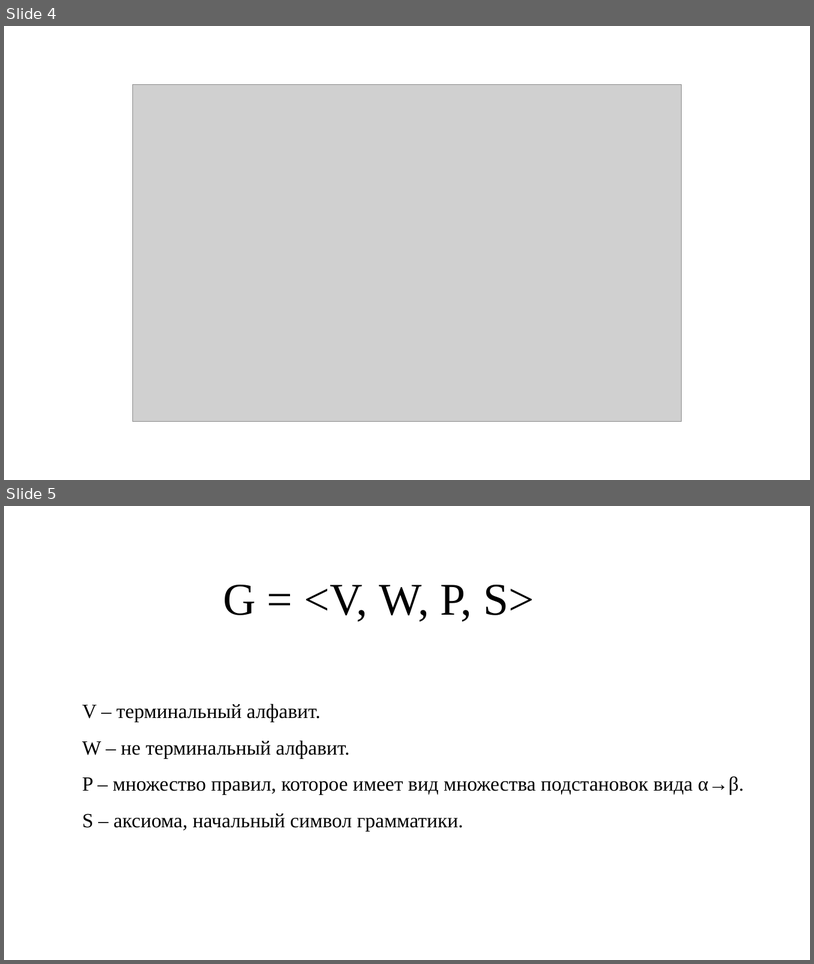
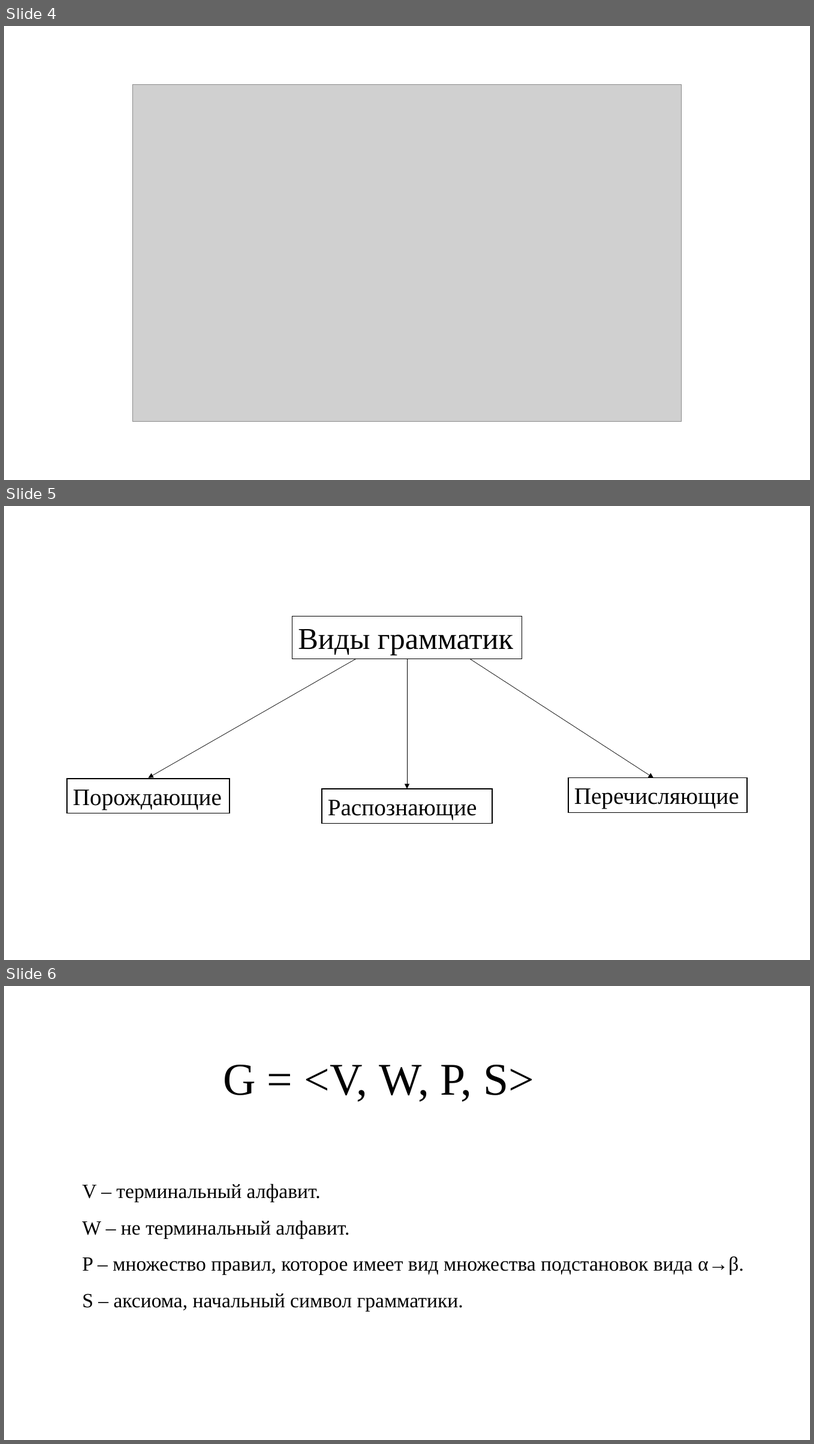
Before and after one commit to piteri79/3MPP1901_IvanyukPG, a slide deck: Теоретические аспекты программирования/ТАП_ИванюкПГ_3МПП1901.pptx. Shown one above the other, each under a label of ours: slides 4 and 5 before the commit, slides 4, 5 and 6 after it. The pictures are 814x964 and 814x1444 pixels, drawn with LibreOffice and Linux fonts; fonts in the diff are those of the drawing; grey boxes stand for pictures. Boxes give left, top, right and bottom in pixels: in the first picture for what was removed or moved away, otherwise in the second. Text is boxed around its words. In the diff, an @@ line names an element or a change of style, - is before the commit and + after.

```diff
--- a/Теоретические аспекты программирования/ТАП_ИванюкПГ_3МПП1901.pptx
+++ b/Теоретические аспекты программирования/ТАП_ИванюкПГ_3МПП1901.pptx
@@ slide 5 added at [4,506,810,960], background #FFFFFF @@
@@ rectangle added at [293,616,522,659], fill #FFFFFF, outline #000000 1 pt, 36 pt, text #000000 @@
+Виды грамматик
@@ arrow added from (356, 659) to (149, 778), #000000 0.5 pt @@
@@ arrow added from (408, 659) to (408, 789), #000000 0.5 pt @@
@@ arrow added from (470, 659) to (654, 778), #000000 0.5 pt @@
@@ rectangle added at [67,779,230,813], fill #FFFFFF, outline #000000 1 pt, 28 pt, text #000000 @@
+Порождающие
@@ rectangle added at [322,789,493,823], fill #FFFFFF, outline #000000 1 pt, 28 pt, text #000000 @@
+Распознающие
@@ rectangle added at [569,778,747,812], fill #FFFFFF, outline #000000 1 pt, 28 pt, text #000000 @@
+Перечисляющие
@@ what was slide 5 is now slide 6 @@
```
Also in this commit, not shown: 1 other file.
